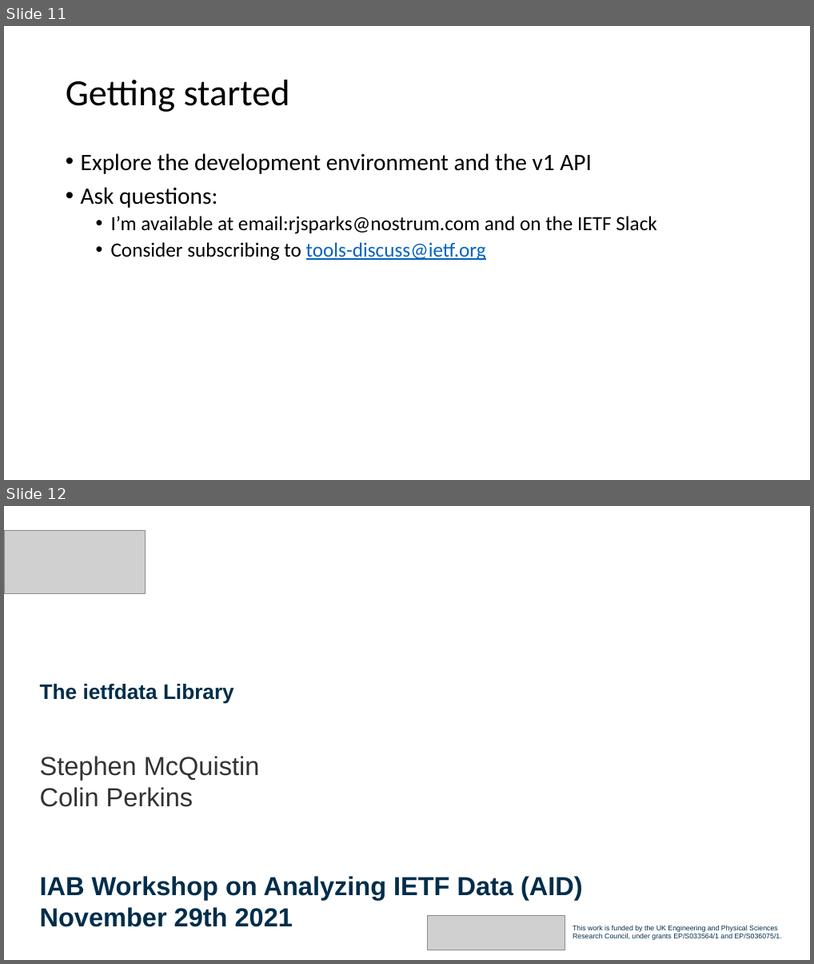
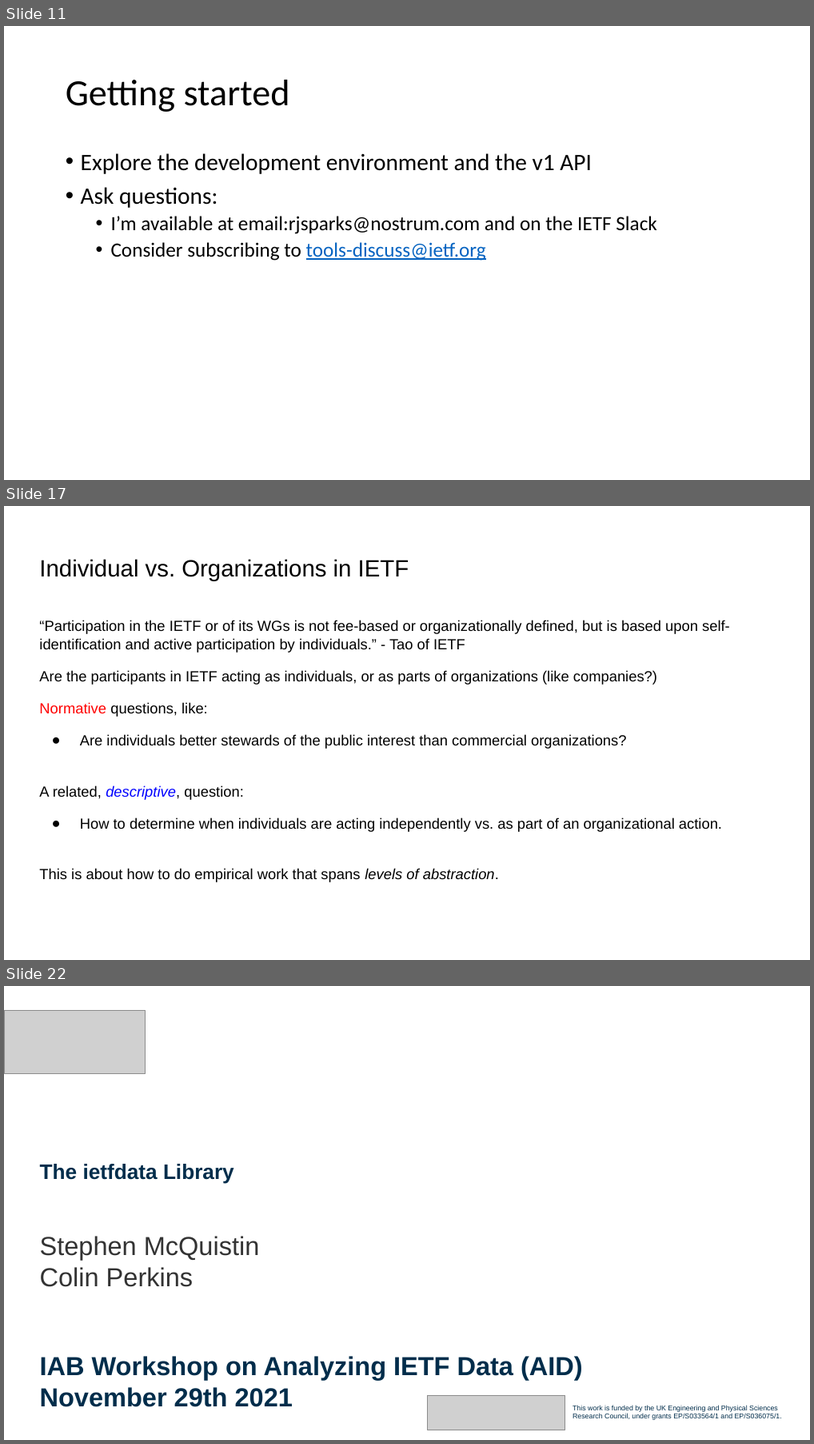
Before and after one commit to intarchboard/workshop-aid, a slide deck: slides/session1-tools/aid-session1-all.pptx. Shown one above the other, each under a label of ours: slides 11 and 12 before the commit, slides 11, 17 and 22 after it; the slides between them are not shown. The pictures are 814x964 and 814x1444 pixels, drawn with LibreOffice and Linux fonts; fonts in the diff are those of the drawing; grey boxes stand for pictures. Boxes give left, top, right and bottom in pixels: in the first picture for what was removed or moved away, otherwise in the second. Text is boxed around its words. In the diff, an @@ line names an element or a change of style, - is before the commit and + after.

```diff
--- a/slides/session1-tools/aid-session1-all.pptx
+++ b/slides/session1-tools/aid-session1-all.pptx
@@ slide 17 added at (4,506,810,960), background #FFFFFF @@
@@ title added at (39,559,410,581), 28 pt, text #000000 @@
+Individual vs. Organizations in IETF
@@ text added at (39,620,730,882), 17.6 pt, text #000000 @@
+“Participation in the IETF or of its WGs is not fee-based or organizationally defined, but is based upon self-identification and active participation by individuals.” - Tao of IETF
+Are the participants in IETF acting as individuals, or as parts of organizations (like companies?)
+Normative questions, like:
+● Are individuals better stewards of the public interest than commercial organizations?
+A related, descriptive, question:
+● How to determine when individuals are acting independently vs. as part of an organizational action.
+This is about how to do empirical work that spans levels of abstraction.
@@ what was slide 12 is now slide 22 @@
```
Also in this commit, not shown: 9 other slides added, 1 other file.
